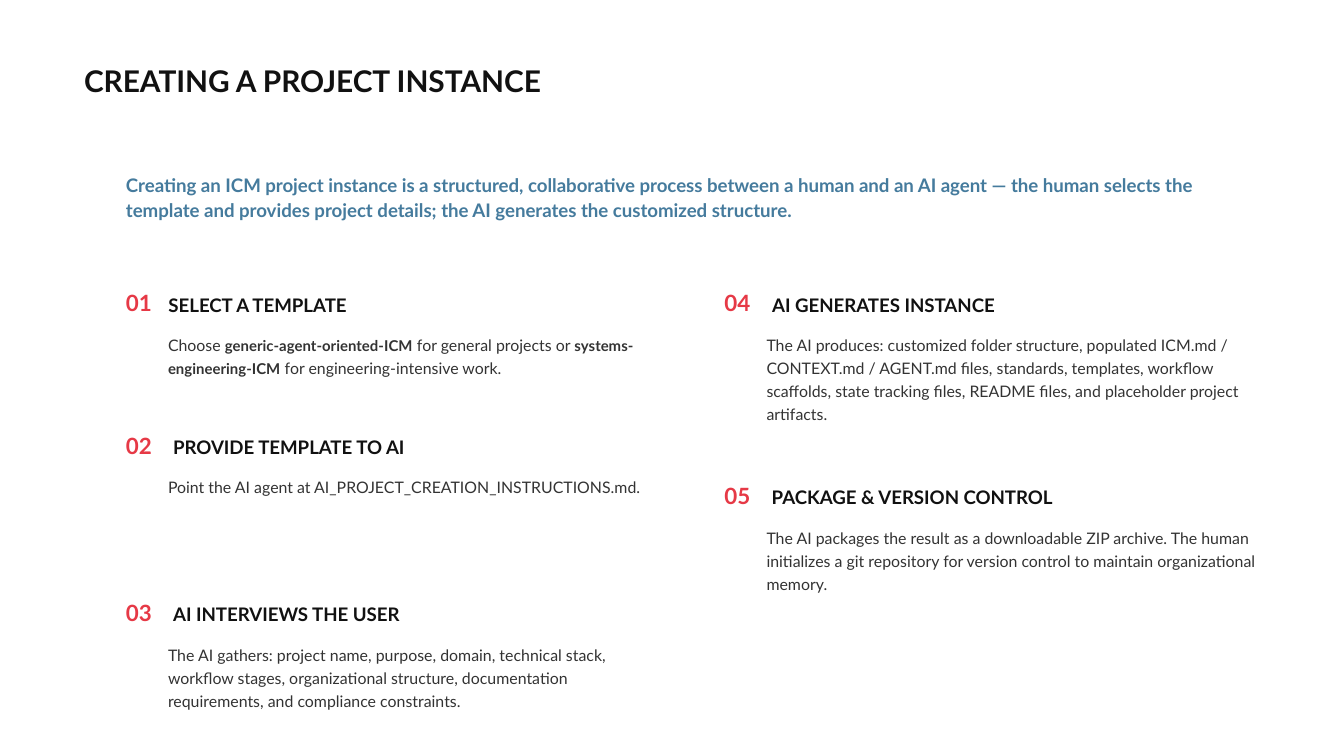
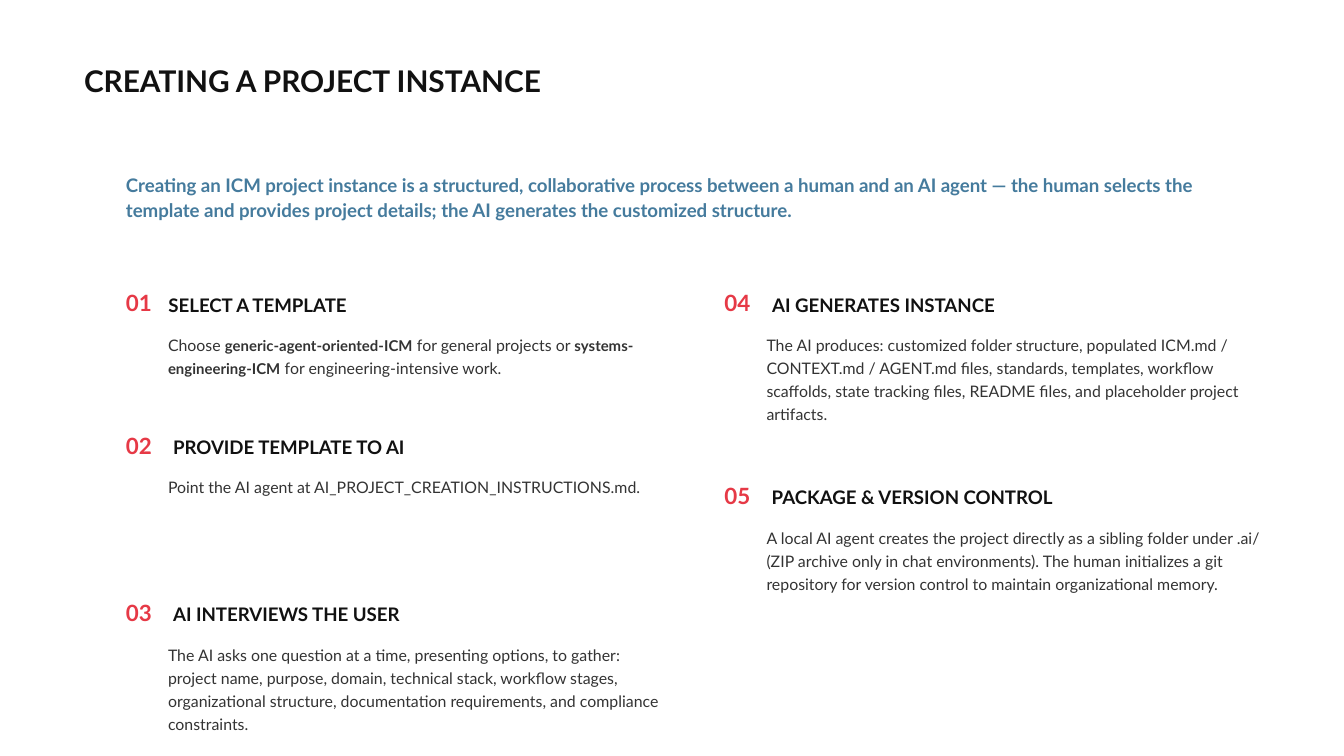
Before and after one commit to NathanForster/ICM, a slide deck: slide 8 of Interpretable_Context_Methodology_(ICM).pptx. Drawn at 1344x756 pixels with LibreOffice and Linux fonts; fonts in the diff are those of the drawing; background and template pictures are left out. Boxes give left, top, right and bottom in pixels: in the first picture for what was removed or moved away, otherwise in the second. Text is boxed around its words. In the diff, an @@ line names an element or a change of style, - is before the commit and + after.

```diff
--- a/Interpretable_Context_Methodology_(ICM).pptx
+++ b/Interpretable_Context_Methodology_(ICM).pptx
@@ text at [767, 532, 1260, 593]: text changed @@
-The AI packages the result as a downloadable ZIP archive. The human initializes a git repository for version control to maintain organizational memory.
+A local AI agent creates the project directly as a sibling folder under .ai/ (ZIP archive only in chat environments). The human initializes a git repository for version control to maintain organizational memory.
@@ text at [168, 649, 659, 730]: text changed @@
-The AI gathers: project name, purpose, domain, technical stack, workflow stages, organizational structure, documentation requirements, and compliance constraints.
+The AI asks one question at a time, presenting options, to gather: project name, purpose, domain, technical stack, workflow stages, organizational structure, documentation requirements, and compliance constraints.
```
Also in this commit, not shown: 2 other slides changed, 1 other file.
